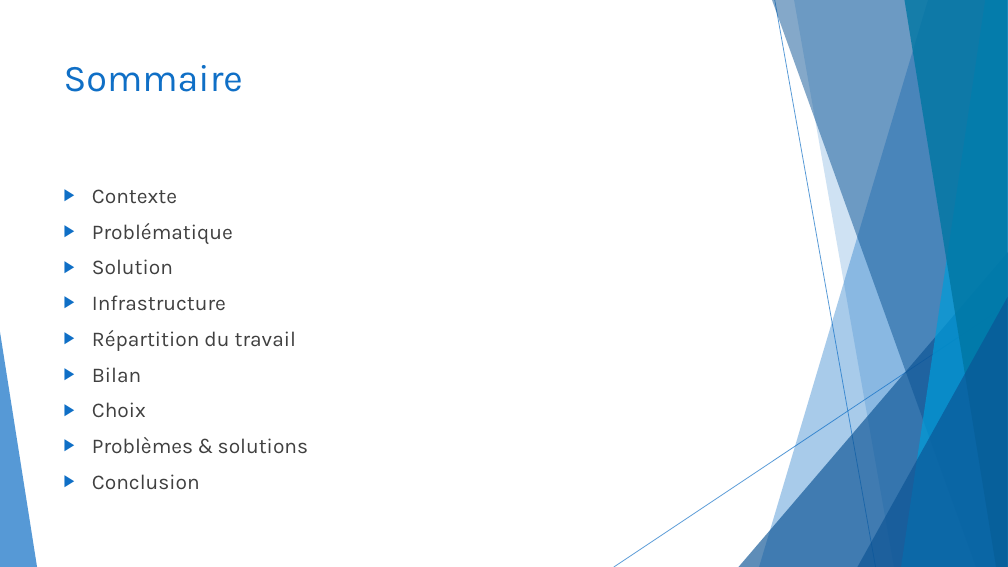
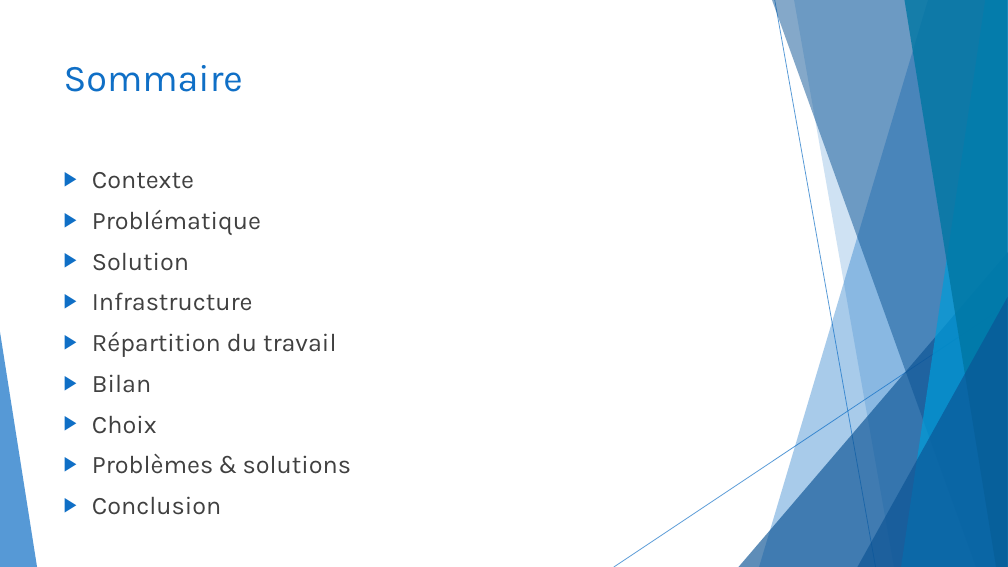
Before and after one commit to CeKonVeu/KingSkullClassicOnline, a slide deck: slide 2 of doc/King Skull Classic Online.pptx. Drawn at 1008x567 pixels with LibreOffice and Linux fonts; fonts in the diff are those of the drawing. Boxes give left, top, right and bottom in pixels: in the first picture for what was removed or moved away, otherwise in the second. Text is boxed around its words. In the diff, an @@ line names an element or a change of style, - is before the commit and + after.

```diff
--- a/doc/King Skull Classic Online.pptx
+++ b/doc/King Skull Classic Online.pptx
@@ text "Contexte": place and size @@
-text "Contexte" at <box>92,189,309,489</box>
+text "Contexte" at <box>92,172,352,515</box>
@@ text "Contexte" at <box>92,172,352,515</box>: size 20 to 24 pt @@
```
Also in this commit, not shown: 8 other slides changed, 1 slide added.
